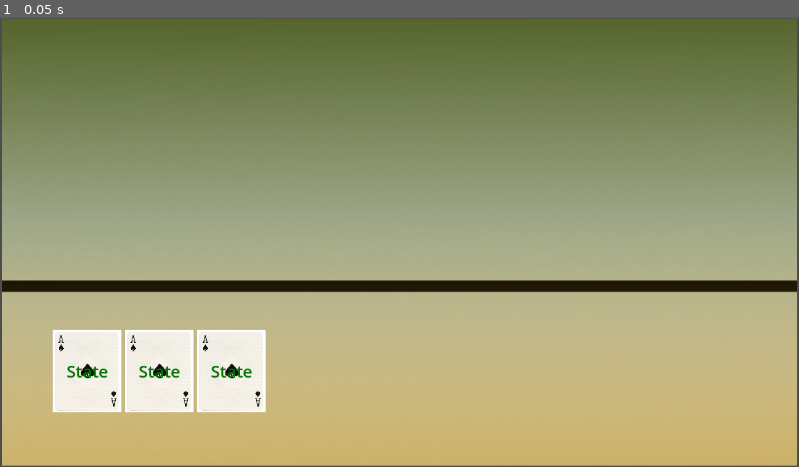
Above: before the commit, frame 1.
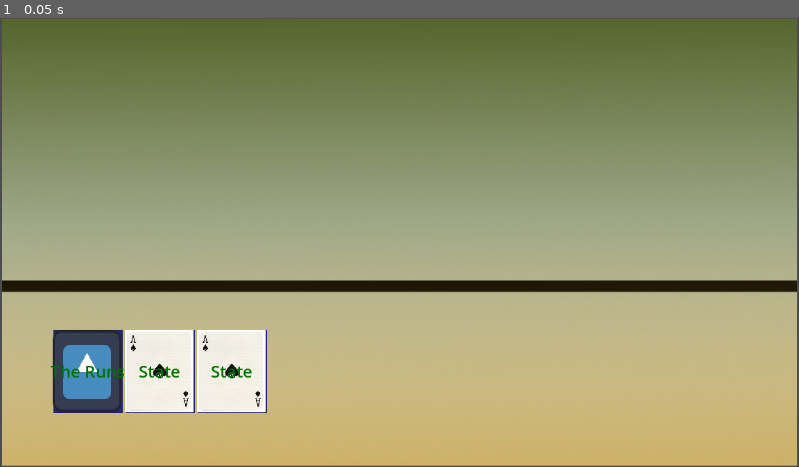
Above: after the commit, the same moment.

Repository: ConstantinBalan/excuse-me
Game: Godot game, scene res://Main Scenes/Apartment/apartment.tscn
The game is run twice, just before and just after one commit, with the same random seed, the same clock (stepped at 60 frames per second) and the same inputs. The engine's default icon, where the game draws it, is replaced by a stand-in: a white triangle on a blue panel in a dark square.
Inputs:
- Up to frame 1 (0.05 s): no input

The runs differ from the first frame. In frame 1, 1.7% of the frame differs, in the area x 6-34%, y 69-88%.
Error after the commit: Invalid access to property or key 'card_texture' on a base object of type 'Nil'. (res://game_objects/card/card.gd:10)

Commit message:
Card resources and day manager functions

Diff:
--- a/Main Scenes/Apartment/apartment.tscn
+++ b/Main Scenes/Apartment/apartment.tscn
@@ -1,8 +1,9 @@
-[gd_scene load_steps=5 format=3 uid="uid://1lkvdd4df0p3"]
+[gd_scene load_steps=6 format=3 uid="uid://1lkvdd4df0p3"]
 
 [ext_resource type="Texture2D" uid="uid://ssd1xa30atqh" path="res://assets/Apartment.png" id="1_s7ihx"]
 [ext_resource type="PackedScene" uid="uid://dplixbn470yd7" path="res://hand_root.tscn" id="2_rhhlq"]
 [ext_resource type="PackedScene" uid="uid://c21huh347s2ug" path="res://game_objects/card/card_ui.tscn" id="3_xuagx"]
+[ext_resource type="Resource" uid="uid://dk6xa606gslde" path="res://Resources/card.tres" id="4_luspk"]
 
 [sub_resource type="RectangleShape2D" id="RectangleShape2D_s7ihx"]
 size = Vector2(1142, 377)
@@ -38,6 +39,7 @@
 
 [node name="CardUI" parent="EventUI/Hand_Root" instance=ExtResource("3_xuagx")]
 layout_mode = 2
+card_data = ExtResource("4_luspk")
 
 [node name="CardUI2" parent="EventUI/Hand_Root" instance=ExtResource("3_xuagx")]
 layout_mode = 2
--- /dev/null
+++ b/Resources/Resource Scripts/card_stats.gd
@@ -0,0 +1,9 @@
+class_name CardStats
+extends Resource
+
+@export var card_texture: Texture2D
+
+@export var card_name := "Card Name"
+@export var card_cost := 2
+
+@export var card_type := ""
--- a/Resources/card.tres
+++ b/Resources/card.tres
@@ -1,3 +1,11 @@
-[gd_resource type="Resource" format=3 uid="uid://dk6xa606gslde"]
+[gd_resource type="Resource" script_class="CardStats" load_steps=3 format=3 uid="uid://dk6xa606gslde"]
+
+[ext_resource type="Texture2D" uid="uid://dmmtl3x0ndqn1" path="res://assets/icon.svg" id="1_yu4vl"]
+[ext_resource type="Script" uid="uid://disngqtd7hbjl" path="res://Resources/Resource Scripts/card_stats.gd" id="2_qbrfv"]
 
 [resource]
+script = ExtResource("2_qbrfv")
+card_texture = ExtResource("1_yu4vl")
+card_name = "The Runs"
+card_cost = 5
+card_type = "Body"
--- a/game_objects/card/card.gd
+++ b/game_objects/card/card.gd
@@ -1,5 +1,11 @@
 class_name Card
 extends Node
 
+@onready var card_image: TextureRect = $TextureRect
+@onready var card_name: Label = $State
+
+@export var card_data: CardStats
+
 func _ready():
-	pass
+	card_image.texture = card_data.card_texture
+	card_name.text = card_data.card_name
--- a/game_objects/card/card_ui.tscn
+++ b/game_objects/card/card_ui.tscn
@@ -1,6 +1,7 @@
-[gd_scene load_steps=4 format=3 uid="uid://c21huh347s2ug"]
+[gd_scene load_steps=5 format=3 uid="uid://c21huh347s2ug"]
 
 [ext_resource type="Theme" uid="uid://d0o27aa6brcpc" path="res://Themes/main_theme.tres" id="1_f17eu"]
+[ext_resource type="Script" uid="uid://c8nrsphpohsrr" path="res://game_objects/card/card.gd" id="2_4pa57"]
 [ext_resource type="Texture2D" uid="uid://luc5g73y5g8n" path="res://assets/card_background.jpg" id="2_na8y8"]
 
 [sub_resource type="RectangleShape2D" id="RectangleShape2D_f17eu"]
@@ -17,9 +18,9 @@
 grow_horizontal = 2
 grow_vertical = 2
 theme = ExtResource("1_f17eu")
+script = ExtResource("2_4pa57")
 
 [node name="Color" type="ColorRect" parent="."]
-visible = false
 layout_mode = 1
 anchors_preset = 15
 anchor_right = 1.0
--- a/game_objects/day_manager/day_manager.gd
+++ b/game_objects/day_manager/day_manager.gd
@@ -2,8 +2,42 @@
 extends Node
 
 var events: Array[Event]
-var days: Array[Int]
+var current_day: Current_Weekday
+enum Current_Weekday {MONDAY, TUESDAY, WEDNESDAY, THURSDAY, FRIDAY}
 
+func _init():
+	pass
 
 func _ready():
+	events = []
+	current_day = Current_Weekday.MONDAY
+	generate_events_for_day(current_day, "Rainy")
+	play_event(events)
+
+func generate_events_for_day(day_of_week: Current_Weekday,day_type: String) -> void:
+	var events_for_day = randi() % 3
+
+	for event in events_for_day:
+		var event_data: Event = generate_event_data(day_of_week, day_type, 5)
+		events.append(event_data)
+
+func generate_event_data(day_of_week: Current_Weekday, day_type: String, day_karma: int):
+	match day_of_week:
+		"Monday":
+			print("It's Monday")
+			match day_type:
+				"Rainy":
+					print("It's Rainy")
+				"Windy":
+					print("It's Windy")
+		"Tuesday":
+			print("It's Monday")
+		"Wednesday":
+			print("It's Monday")
+		"Thursday":
+			print("It's Monday")
+		"Friday":
+			print("It's Monday")
+
+func play_event(events: Array[Event]):
 	pass
Not shown, added: Resources/Resource Scripts/card_stats.gd.uid
